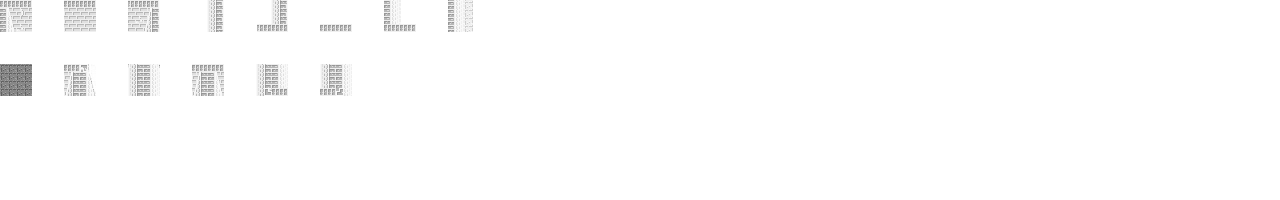
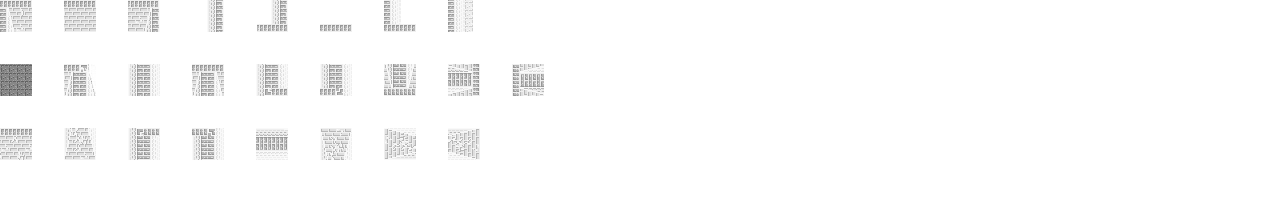
Before/after of a 1280×200 layered artwork. What changed in the layer stack:
added layer "wall ending right" above "wall ending left" over [448, 128, 480, 160]
added layer "wall ending left" above "wall ending down" over [384, 128, 416, 160]
added layer "wall ending down" above "wall ending up" over [320, 128, 352, 160]
added layer "wall ending up" above "inner top right" over [64, 128, 96, 160]
added layer "inner top right" (1st of 2) above "inner bottom right" over [192, 128, 224, 160]
added layer "inner top left" above "inner bottom left" over [128, 128, 160, 160]
added layer "inner right joint" above "inner left joint" over [512, 64, 544, 96]
added layer "inner left joint" above "inner bottom joint" over [448, 64, 480, 96]
added layer "inner bottom joint" above "inner top joint" over [384, 64, 416, 96]
added layer "inner horizontal top" above "inner horizontal right top" over [0, 128, 32, 160]
added layer "inner horizontal right top" above "inner vertical" over [256, 128, 288, 160]
painted on "inner vertical" over [128, 64, 160, 72]
